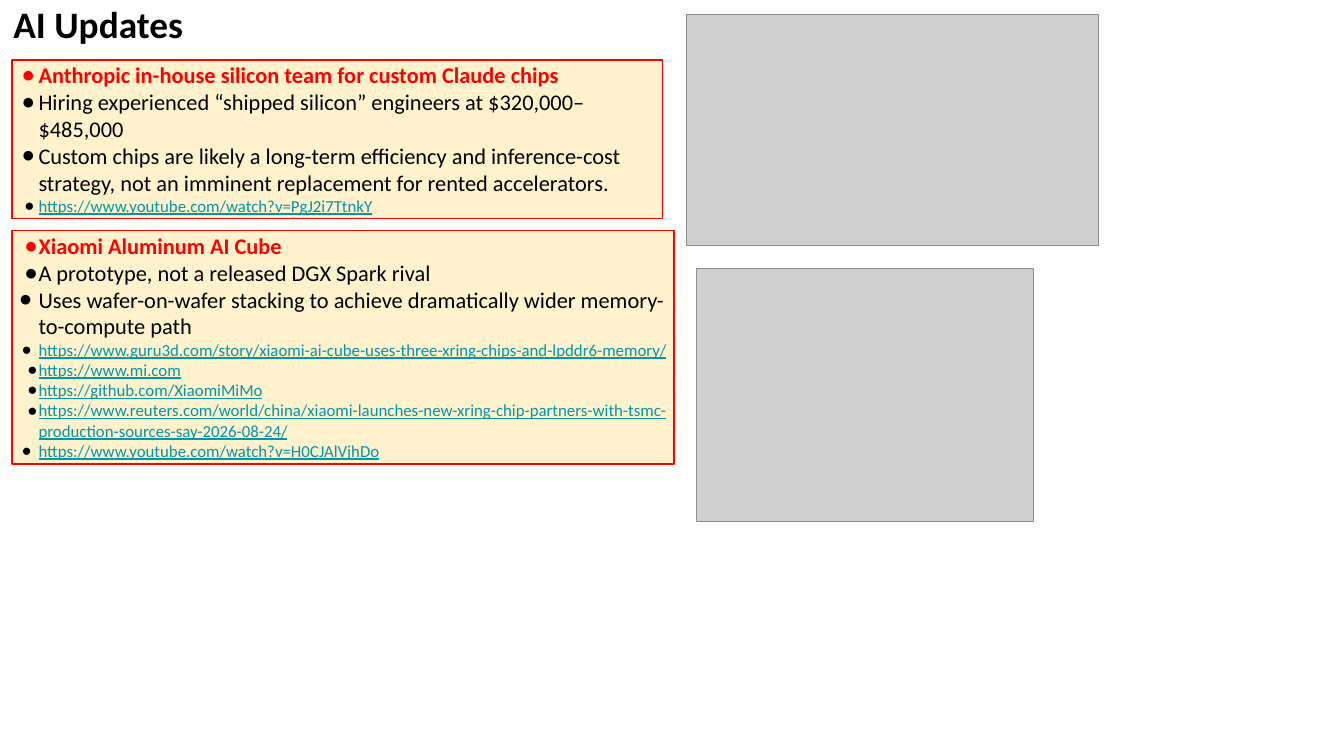
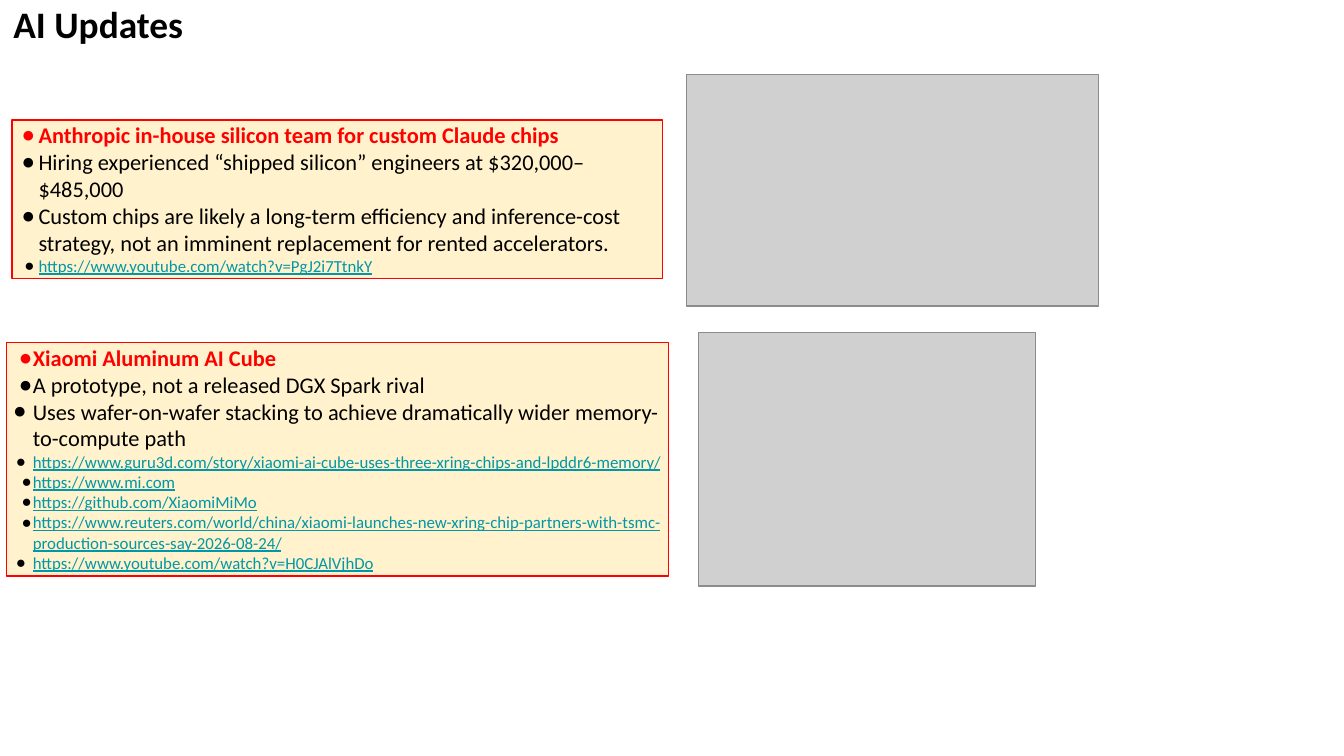
Before and after one commit to lselector/seminar, a slide deck: slide 25 of 2026/2026-08-28-AI-Updates.pptx (slide 24 before the commit). Drawn at 1344x756 pixels with LibreOffice and Linux fonts; fonts in the diff are those of the drawing; grey boxes stand for pictures. Boxes give left, top, right and bottom in pixels: in the first picture for what was removed or moved away, otherwise in the second. Text is boxed around its words. In the diff, an @@ line names an element or a change of style, - is before the commit and + after.

```diff
--- a/2026/2026-08-28-AI-Updates.pptx
+++ b/2026/2026-08-28-AI-Updates.pptx
@@ picture: place and size @@
-picture at [687,15,1099,246]
+picture at [687,75,1099,306]
@@ rectangle "Anthropic in-house silicon team for ...": place and size @@
-rectangle "Anthropic in-house silicon team for ..." at [12,60,663,219]
+rectangle "Anthropic in-house silicon team for ..." at [12,120,663,278]
@@ rectangle "Xiaomi Aluminum AI Cube": place and size @@
-rectangle "Xiaomi Aluminum AI Cube" at [12,231,675,465]
+rectangle "Xiaomi Aluminum AI Cube" at [7,343,669,577]
@@ picture: place and size @@
-picture at [696,269,1034,523]
+picture at [699,332,1036,586]
```
Also in this commit, not shown: 9 other slides changed, 1 slide added.
